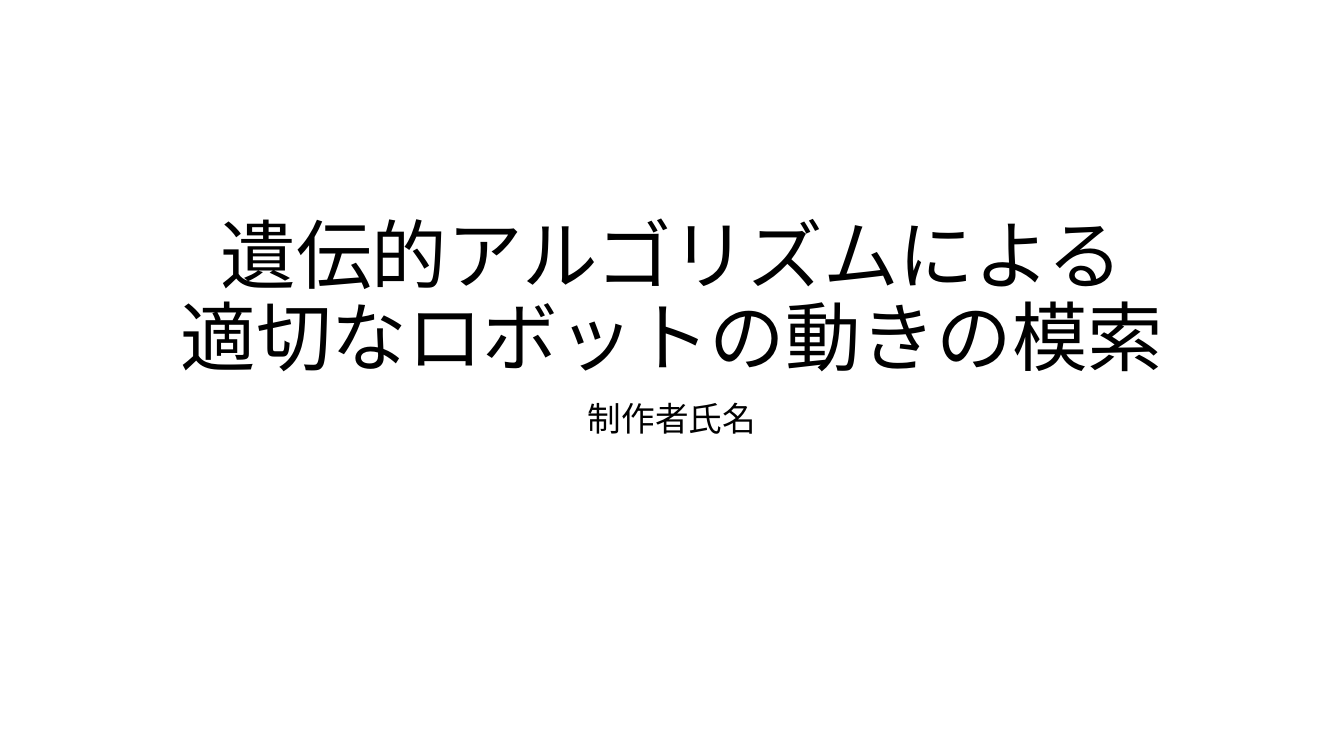
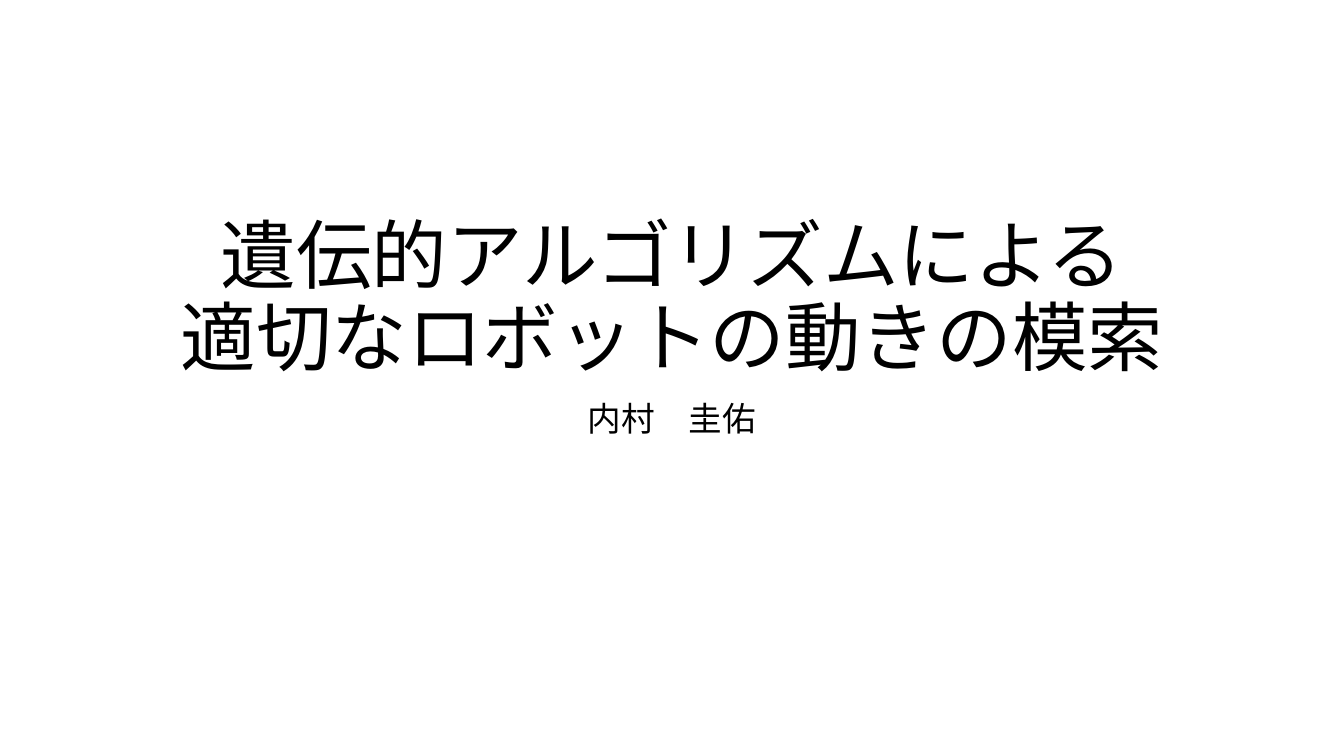
Before and after one commit to ultil16/GARobot, a slide deck: slide 1 of GARobo.pptx. Drawn at 1344x756 pixels with LibreOffice and Linux fonts; fonts in the diff are those of the drawing; background and template pictures are left out. Boxes give left, top, right and bottom in pixels: in the first picture for what was removed or moved away, otherwise in the second. Text is boxed around its words. In the diff, an @@ line names an element or a change of style, - is before the commit and + after.

```diff
--- a/GARobo.pptx
+++ b/GARobo.pptx
@@ subtitle at box(588, 402, 756, 434): text changed @@
-制作者氏名
+内村 圭佑
```
Also in this commit, not shown: 1 other file.
